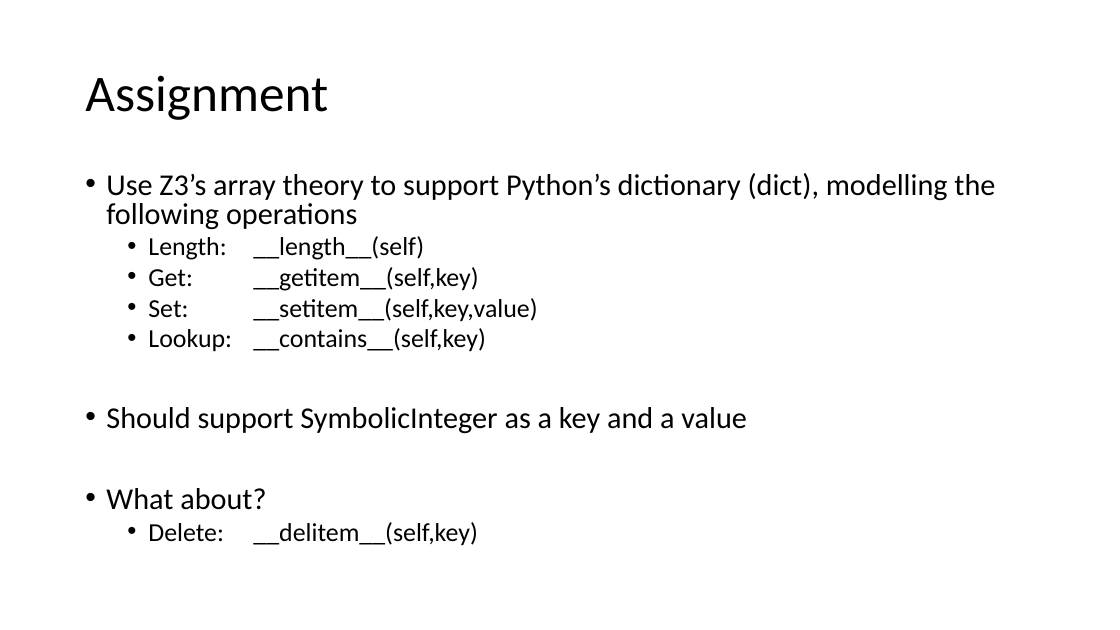
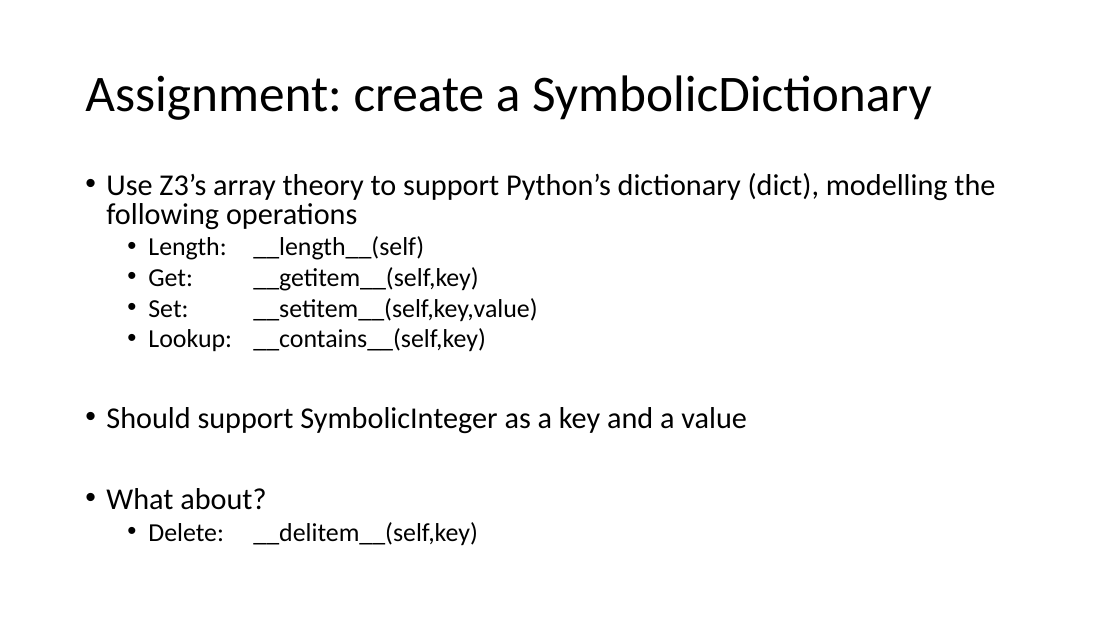
Before and after one commit to thomasjball/PyExZ3, a slide deck: slide 38 of marktoberdorf_slides/Marktoberdorf2014_3.pptx. Drawn at 1120x630 pixels with LibreOffice and Linux fonts; fonts in the diff are those of the drawing. Boxes give left, top, right and bottom in pixels: in the first picture for what was removed or moved away, otherwise in the second. Text is boxed around its words. In the diff, an @@ line names an element or a change of style, - is before the commit and + after.

```diff
--- a/marktoberdorf_slides/Marktoberdorf2014_3.pptx
+++ b/marktoberdorf_slides/Marktoberdorf2014_3.pptx
@@ title at (85,75,932,120): text changed @@
-Assignment
+Assignment: create a SymbolicDictionary
```
Also in this commit, not shown: 5 other files.
